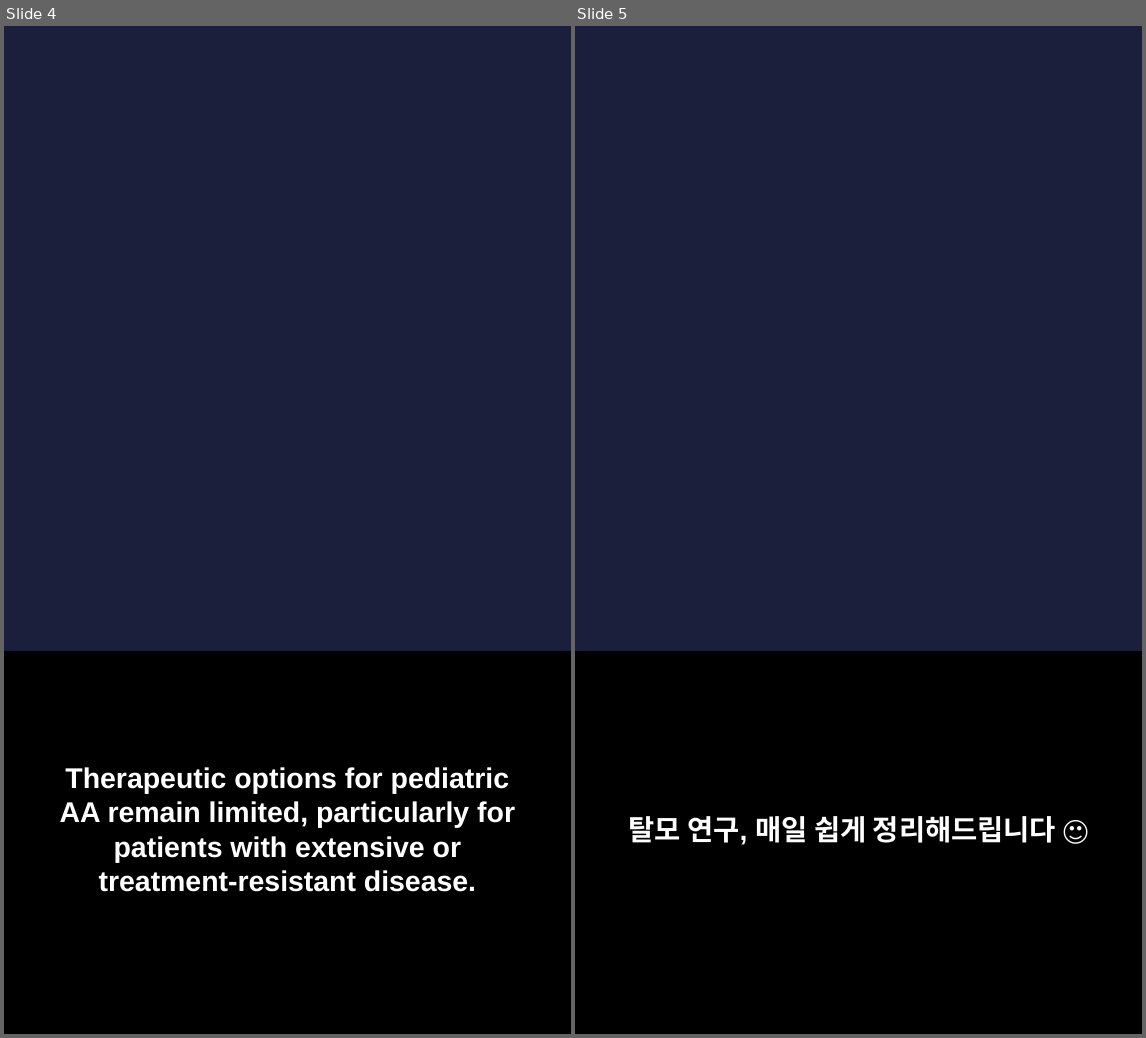
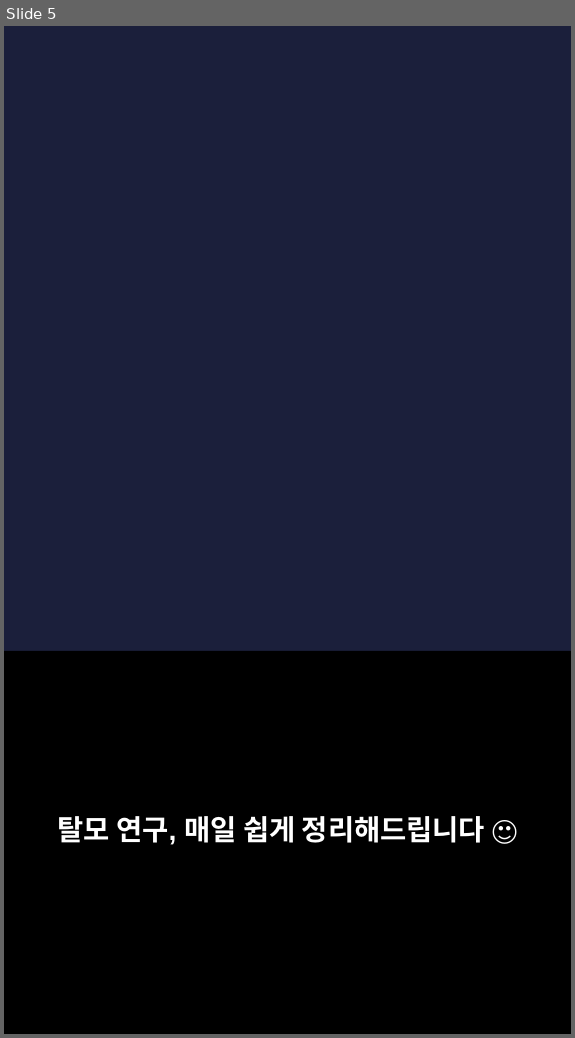
Before and after one commit to hyokang2010-BJ-ANTH/product-builder-test, a slide deck: data/2026-09-13/slides.pptx. Shown side by side, each under a label of ours: slides 4 and 5 before the commit, slide 5 after it. The pictures are 1146x1038 and 575x1038 pixels, drawn with LibreOffice and Linux fonts; fonts in the diff are those of the drawing; background and template pictures are left out. Boxes give left, top, right and bottom in pixels: in the first picture for what was removed or moved away, otherwise in the second. Text is boxed around its words. In the diff, an @@ line names an element or a change of style, - is before the commit and + after.

```diff
--- a/data/2026-09-13/slides.pptx
+++ b/data/2026-09-13/slides.pptx
@@ slide 4 removed at <box>4,26,571,1034</box>, background picture (left out) @@
@@ rectangle removed at <box>4,651,571,1033</box> @@
@@ text removed at <box>60,767,515,892</box> @@
-Therapeutic options for pediatric AA remain limited, particularly for patients with extensive or treatment-resistant disease.
```
Also in this commit, not shown: 3 slides changed, 2 slides added, 1 other slide removed, 21 other files.
